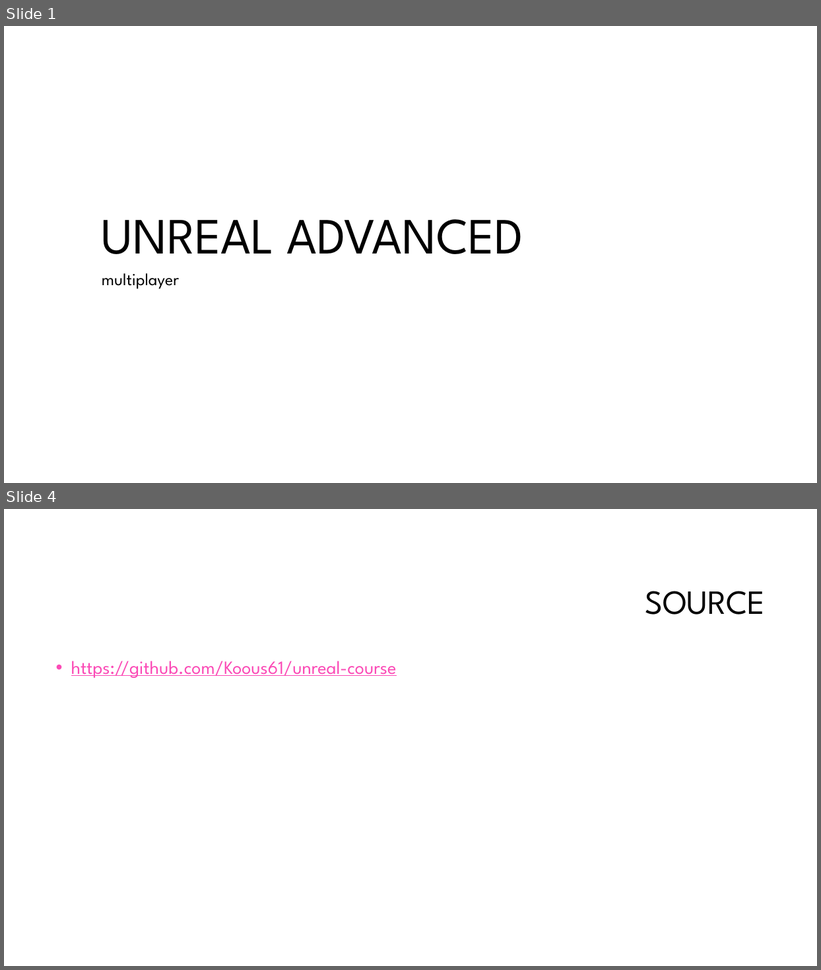
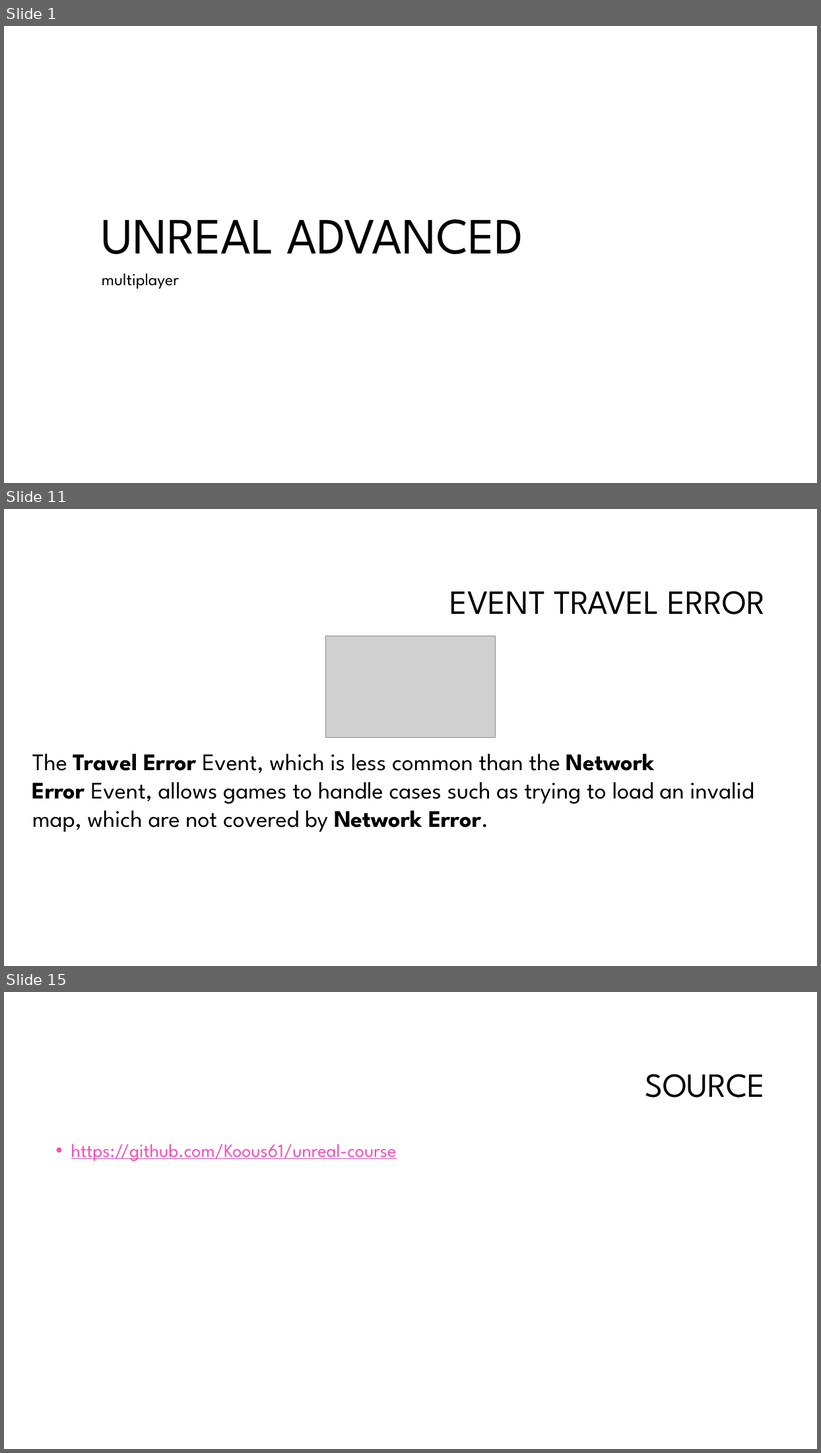
Before and after one commit to Koous61/unreal-course, a slide deck: Multiplayer[2].pptm. Shown one above the other, each under a label of ours: slides 1 and 4 before the commit, slides 1, 11 and 15 after it; the slides between them are not shown. The pictures are 821x970 and 821x1453 pixels, drawn with LibreOffice and Linux fonts; fonts in the diff are those of the drawing; grey boxes stand for pictures; background and template pictures are left out. Boxes give left, top, right and bottom in pixels: in the first picture for what was removed or moved away, otherwise in the second. Text is boxed around its words. In the diff, an @@ line names an element or a change of style, - is before the commit and + after.

```diff
--- a/Multiplayer[2].pptm
+++ b/Multiplayer[2].pptm
@@ slide 11 added at (4, 509, 817, 966), background #FFFFFF @@
@@ title added at (450, 591, 766, 615), 40 pt, text #000000 @@
+EVENT TRAVEL ERROR
@@ picture added at (325, 636, 496, 738) @@
@@ text added at (32, 754, 754, 832), 28 pt, text #000000 @@
+The Travel Error Event, which is less common than the Network Error Event, allows games to handle cases such as trying to load an invalid map, which are not covered by Network Error.
@@ what was slide 4 is now slide 15 @@
```
Also in this commit, not shown: 1 slide changed, 11 other slides added, 1 slide removed.
